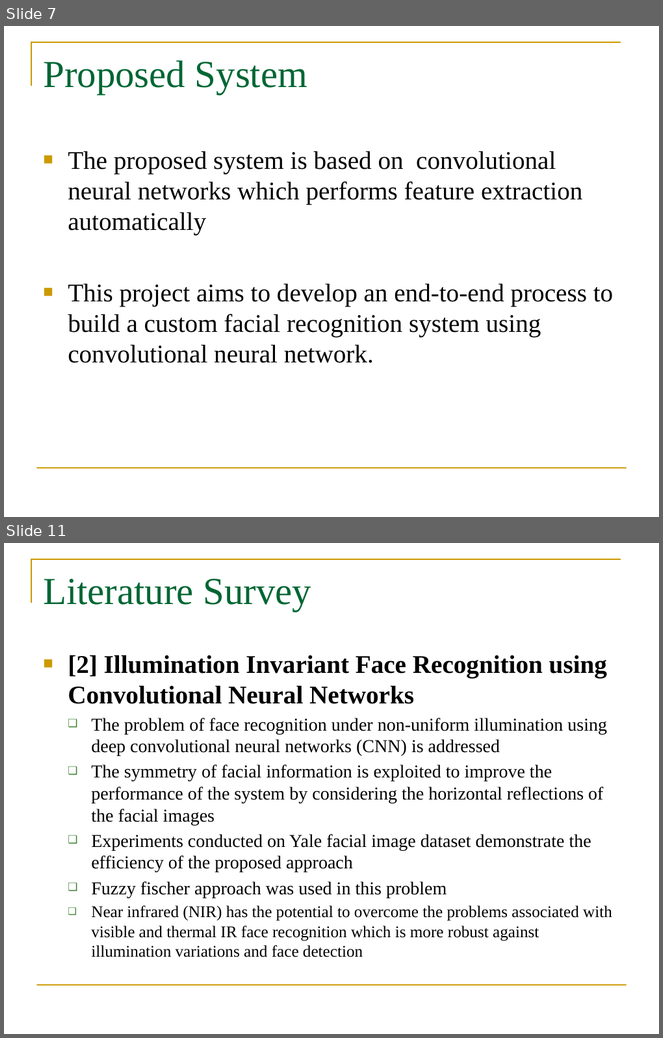
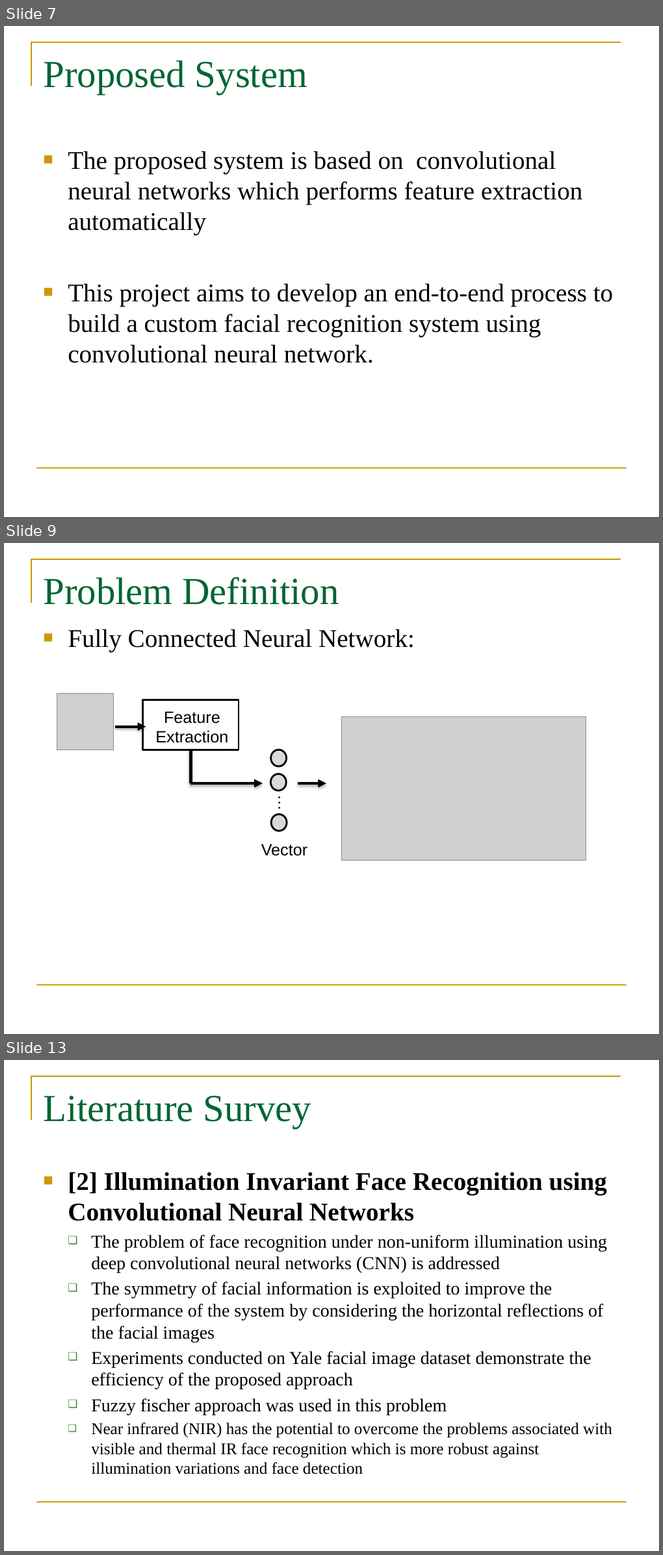
Before and after one commit to syamkakarla98/Face_Recognition_Using_Convolutional_Neural_Networks, a slide deck: Review-2/Review-2.pptx. Shown one above the other, each under a label of ours: slides 7 and 11 before the commit, slides 7, 9 and 13 after it; the slides between them are not shown. The pictures are 663x1038 and 663x1555 pixels, drawn with LibreOffice and Linux fonts; fonts in the diff are those of the drawing; grey boxes stand for pictures; background and template pictures are left out. Boxes give left, top, right and bottom in pixels: in the first picture for what was removed or moved away, otherwise in the second. Text is boxed around its words. In the diff, an @@ line names an element or a change of style, - is before the commit and + after.

```diff
--- a/Review-2/Review-2.pptx
+++ b/Review-2/Review-2.pptx
@@ slide 9 added at [4, 543, 659, 1034], background #FFFFFF; not listed: 2 template elements that a slide beside it also shows @@
@@ title added at [43, 577, 339, 605], 42 pt, text #006633 @@
+Problem Definition
@@ text added at [68, 629, 415, 652], 28 pt, text #000000 @@
+■ Fully Connected Neural Network:
@@ text added at [155, 711, 228, 743], 18 pt, text #000000 @@
+Feature Extraction
@@ group added at [57, 694, 586, 860]: 3 ellipses, 2 pictures, 2 arrows, 1 rectangle, 1 text, 1 line @@
+…
@@ arrow added from (298, 783) to (326, 783), #000000 3 pt @@
@@ text added at [261, 844, 308, 856], 18 pt, text #000000 @@
+Vector
@@ what was slide 11 is now slide 13 @@
```
Also in this commit, not shown: 8 slides changed, 2 other slides added.
